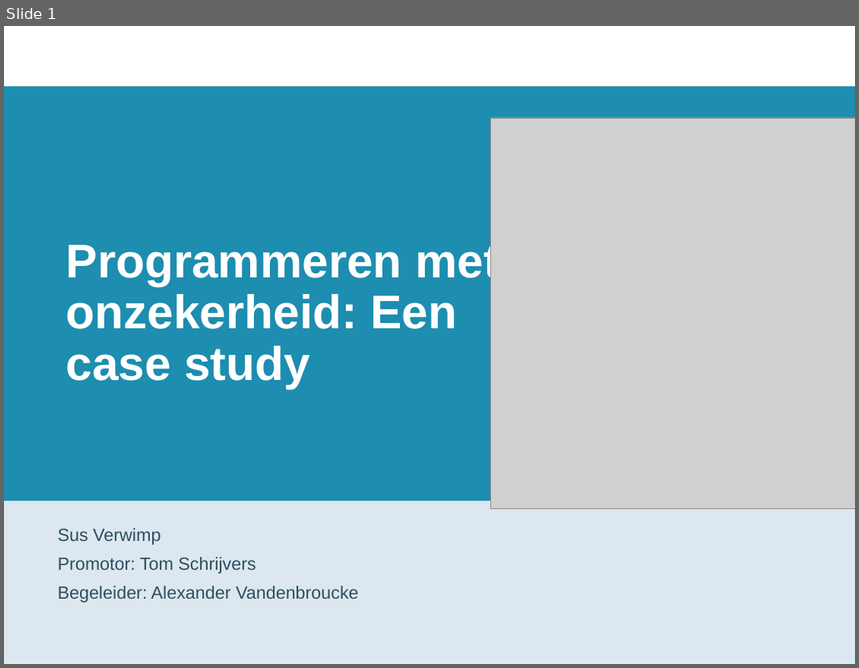
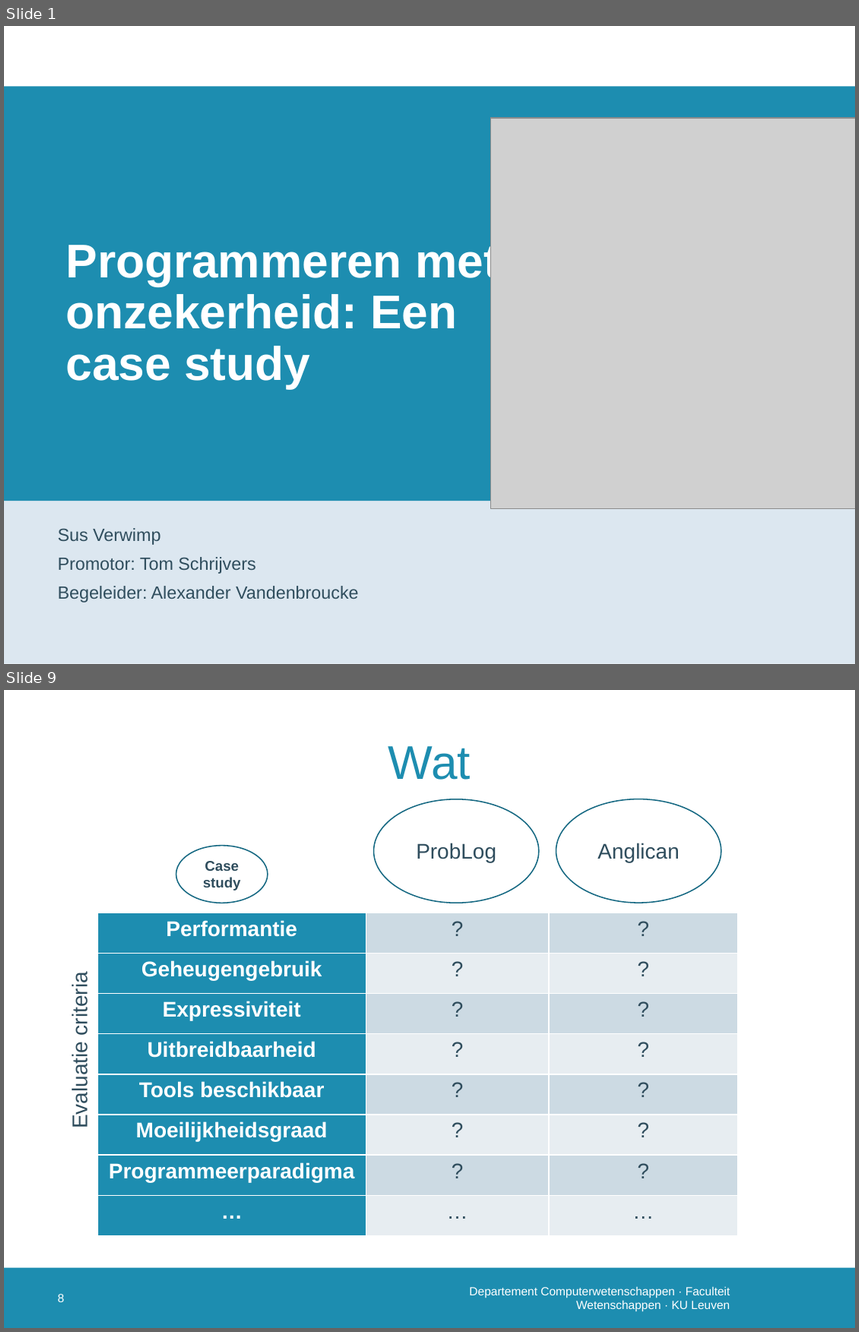
Before and after one commit to susverwimp/T208-Probabilistic-Programming-A-Case-Study, a slide deck: thesis/presentations/2 second/second.pptx. Shown one above the other, each under a label of ours: slide 1 before the commit, slides 1 and 9 after it; the slides between them are not shown. The pictures are 859x668 and 859x1332 pixels, drawn with LibreOffice and Linux fonts; fonts in the diff are those of the drawing; grey boxes stand for pictures; background and template pictures are left out. Boxes give left, top, right and bottom in pixels: in the first picture for what was removed or moved away, otherwise in the second. Text is boxed around its words. In the diff, an @@ line names an element or a change of style, - is before the commit and + after.

```diff
--- a/thesis/presentations/2 second/second.pptx
+++ b/thesis/presentations/2 second/second.pptx
@@ slide 9 added at (4, 690, 855, 1328), background #FFFFFF; not listed: 1 template element that a slide beside it also shows @@
@@ title added at (389, 746, 471, 780), 40 pt, text #1D8DB0 @@
+Wat
@@ ellipse added at (373, 799, 538, 903), outline #156882 1 pt @@
@@ ellipse added at (557, 799, 721, 903), outline #156882 1 pt @@
@@ ellipse added at (176, 846, 267, 904), outline #156882 1 pt @@
@@ text added at (416, 843, 496, 863), 18 pt, text #2F4D5D @@
+ProbLog
@@ text added at (598, 843, 679, 863), 18 pt, text #2F4D5D @@
+Anglican
@@ text added at (203, 861, 241, 891), 12 pt, text #2F4D5D, bold @@
+Case study
@@ table added at (97, 913, 737, 1236), 8 rows, 3 columns @@
+Performantie | ? | ?
+Geheugengebruik | ? | ?
+Expressiviteit | ? | ?
+Uitbreidbaarheid | ? | ?
+Tools beschikbaar | ? | ?
+Moeilijkheidsgraad | ? | ?
+Programmeerparadigma | ? | ?
+… | … | …
@@ text added at (68, 978, 91, 1127), 18 pt, text #2F4D5D @@
+Evaluatie criteria
@@ page number added at (58, 1294, 65, 1303), 10 pt, text #FFFFFF @@
+8
@@ text added at (469, 1287, 731, 1312), 10 pt, text #FFFFFF @@
+Departement Computerwetenschappen · Faculteit Wetenschappen · KU Leuven
```
Also in this commit, not shown: 6 slides changed, 19 other slides added, 17 other files.
